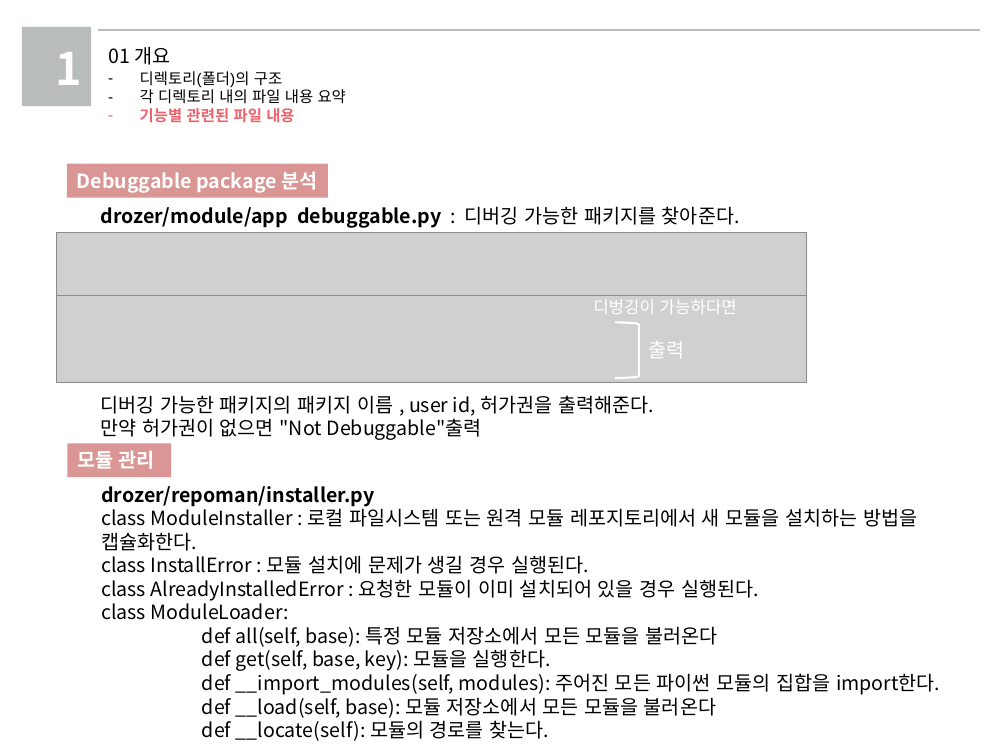
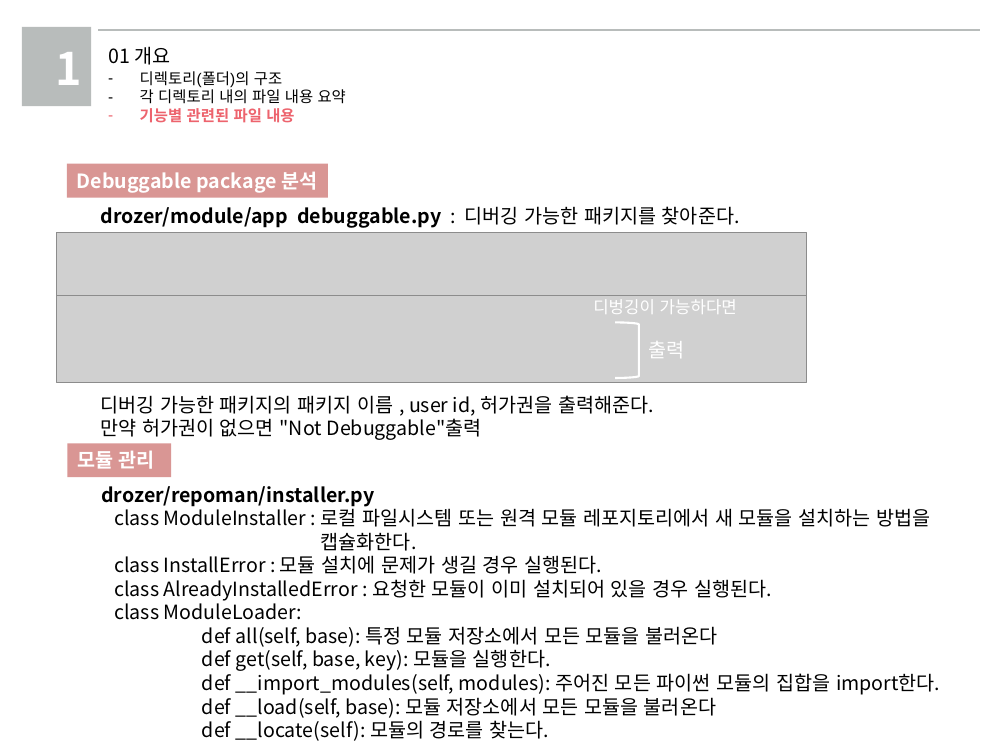
Before and after one commit to swB7/drozer-1, a slide deck: slide 16 of 7조_팀프로젝트_기능분석발표.pptx. Drawn at 1008x756 pixels with LibreOffice and Linux fonts; fonts in the diff are those of the drawing; grey boxes stand for pictures; background and template pictures are left out. Boxes give left, top, right and bottom in pixels: in the first picture for what was removed or moved away, otherwise in the second. Text is boxed around its words. In the diff, an @@ line names an element or a change of style, - is before the commit and + after.

```diff
--- a/7조_팀프로젝트_기능분석발표.pptx
+++ b/7조_팀프로젝트_기능분석발표.pptx
@@ text at box(114, 505, 931, 551): text changed @@
-class ModuleInstaller : 로컬 파일시스템 또는 원격 모듈 레포지토리에서 새 모듈을 설치하는 방법을 캡슐화한다.
+class ModuleInstaller : 로컬 파일시스템 또는 원격 모듈 레포지토리에서 새 모듈을 설치하는 방법을
+캡슐화한다.
```
Also in this commit, not shown: 6 other slides changed, 1 slide added.
